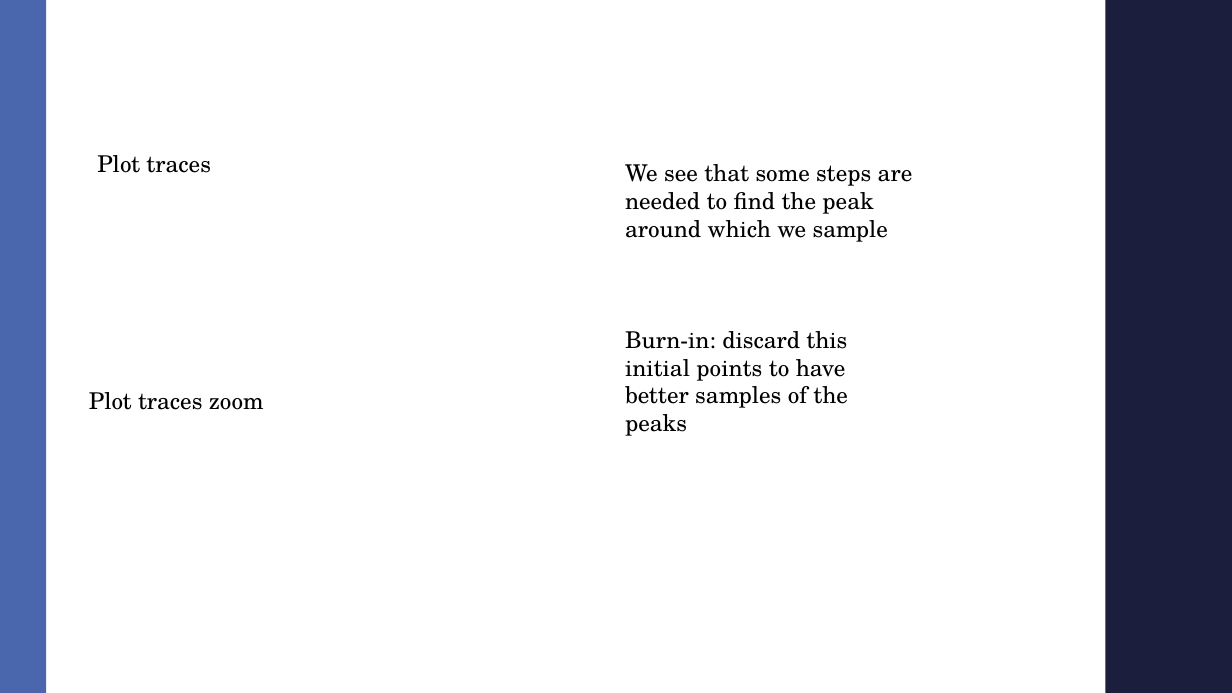
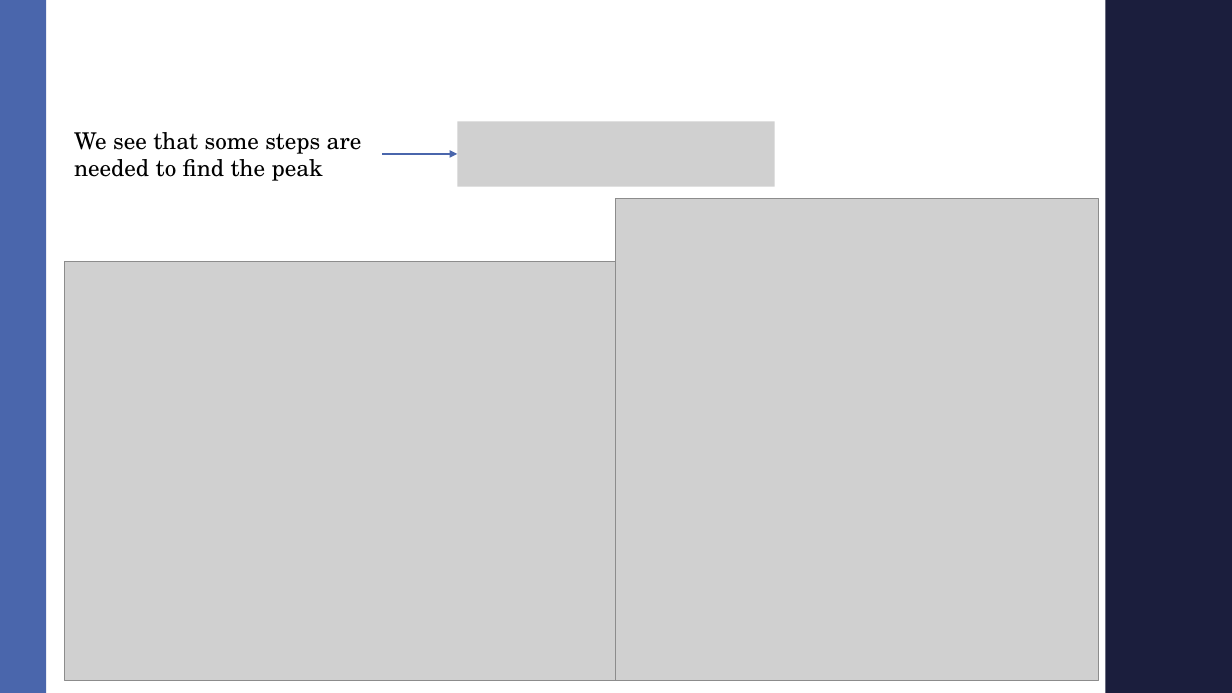
Before and after one commit to AndreaMarcone01/Bayesian_exam, a slide deck: slide 12 of Seminar.pptx. Drawn at 1232x693 pixels with LibreOffice and Linux fonts; fonts in the diff are those of the drawing; grey boxes stand for pictures; background and template pictures are left out. Boxes give left, top, right and bottom in pixels: in the first picture for what was removed or moved away, otherwise in the second. Text is boxed around its words. In the diff, an @@ line names an element or a change of style, - is before the commit and + after.

```diff
--- a/Seminar.pptx
+++ b/Seminar.pptx
@@ text at bbox=[74, 132, 362, 181]: text changed @@
-We see that some steps are needed to find the peak around which we sample
+We see that some steps are needed to find the peak
@@ picture added at bbox=[457, 121, 775, 187] @@
@@ text removed at bbox=[97, 155, 210, 173] @@
-Plot traces
@@ arrow added from (383, 154) to (457, 154), #4A66AC 1.5 pt @@
@@ picture added at bbox=[616, 199, 1099, 681] @@
@@ picture added at bbox=[65, 262, 624, 680] @@
@@ text removed at bbox=[625, 331, 848, 436] @@
-Burn-in: discard this initial points to have better samples of the peaks
@@ text removed at bbox=[89, 392, 264, 410] @@
-Plot traces zoom
```
Also in this commit, not shown: 8 other slides changed, 2 slides added, 4 other files.
